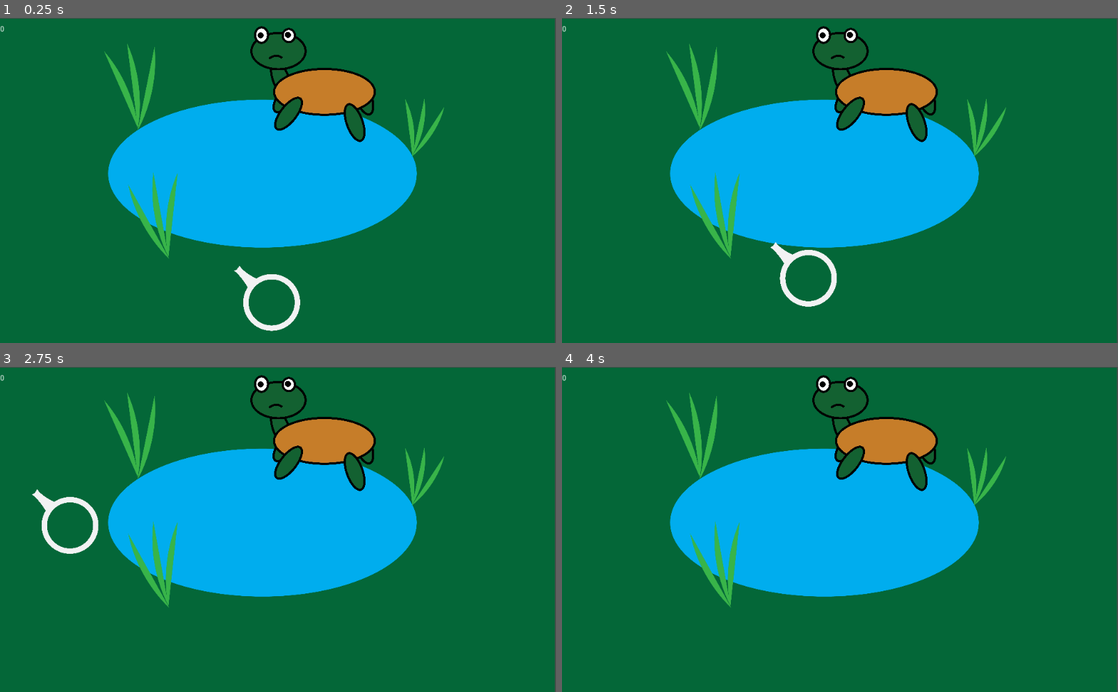
Above: before the commit, frames 1-4 (two rows, left to right).
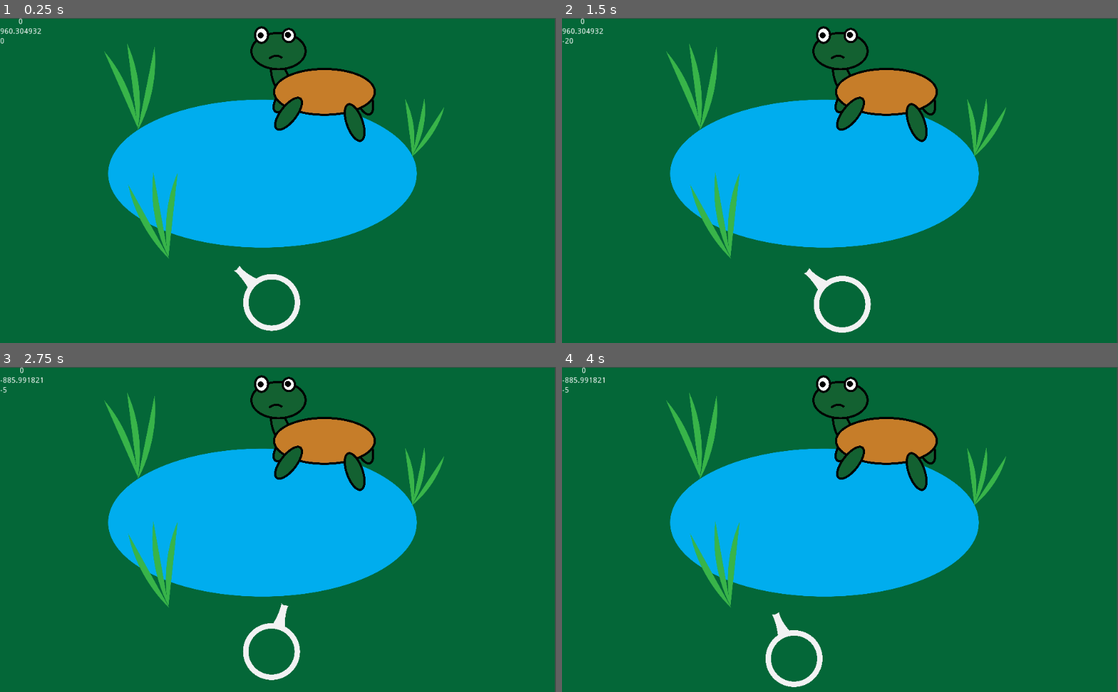
Above: after the commit, the same moments.

Repository: TrentGameDevClub/TurtleGame
Game: Godot game, scene res://main.tscn
The game is run twice, just before and just after one commit, with the same random seed, the same clock (stepped at 60 frames per second) and the same inputs.
Inputs (mouse positions are in pixels of both pictures, inside the frame that each line leads up to):
- Up to frame 1 (0.25 s): no input
- Up to frame 2 (1.5 s): tap Enter at 0.5 s; move the mouse to (962, 164) at 0.52 s; hold Mouse wheel down (scroll_down, bound only after the commit) 0.53-1.28 s; tap Space (space) at 0.6, 1.25 s; move the mouse to (728, 196) at 1.27 s; hold Backspace (backspace) from 1.28 s (still down); tap Mouse wheel down (scroll_down, bound only after the commit) at 1.35 s
- Up to frame 3 (2.75 s): tap Mouse wheel up (scroll_up, bound only after the commit) at 1.55 s; move the mouse to (333, 458) at 2.02 s; release Backspace (backspace) at 2.03 s; hold Mouse wheel up (scroll_up, bound only after the commit) from 2.03 s (still down); tap Space (space) at 2.3 s
- Up to frame 4 (4 s): move the mouse to (812, 594) at 2.77 s; release Mouse wheel up (scroll_up, bound only after the commit) at 2.78 s; tap Space (space) at 2.85 s; tap Mouse wheel down (scroll_down, bound only after the commit) at 3.05 s; move the mouse to (1006, 578) at 3.52 s; hold Backspace (backspace) from 3.53 s (still down); hold Mouse wheel down (scroll_down, bound only after the commit) from 3.53 s (still down); tap Mouse wheel up (scroll_up, bound only after the commit) at 3.8 s

The runs differ from the first frame. In frame 1, 0.1% of the frame differs, in the area x 0-8%, y 0-8%; in frame 2, 1.3%; in frame 3, 1.4%, in the area x 0-54%, y 0-97%; in frame 4, 0.7%.

Commit message:
Clean up and added out of bounds and wind and variable force
Got rid of unneeded stuff added comments and the other stuff in the title

Diff:
--- a/GUI.gd
+++ /dev/null
@@ -1,15 +0,0 @@
-extends MarginContainer
-var score = 0
-
-# Called when the node enters the scene tree for the first time.
-func _ready():
-	pass # Replace with function body.
-
-# Called every frame. 'delta' is the elapsed time since the previous frame.
-#func _process(delta):
-#	pass
-
-
-func _on_Ring_hit():
-	score += 1
-	$Number.text = str(score)
--- a/GUI.tscn
+++ b/GUI.tscn
@@ -1,16 +1,30 @@
-[gd_scene load_steps=2 format=2]
-
-[ext_resource path="res://GUI.gd" type="Script" id=1]
+[gd_scene format=2]
 
 [node name="GUI" type="MarginContainer"]
 anchor_right = 1.0
 margin_bottom = 42.0
-script = ExtResource( 1 )
 
-[node name="Number" type="Label" parent="."]
-margin_top = 14.0
+[node name="Numbers" type="VBoxContainer" parent="."]
 margin_right = 1024.0
-margin_bottom = 28.0
+margin_bottom = 50.0
+
+[node name="Score" type="Label" parent="Numbers"]
+margin_right = 1024.0
+margin_bottom = 14.0
 text = "0"
 align = 1
 valign = 3
+
+[node name="Wind" type="Label" parent="Numbers"]
+margin_top = 18.0
+margin_right = 1024.0
+margin_bottom = 32.0
+text = "0"
+align = 1
+valign = 3
+
+[node name="Force" type="Label" parent="Numbers"]
+margin_top = 36.0
+margin_right = 1024.0
+margin_bottom = 50.0
+text = "0"
--- a/KinematicBody2D.gd
+++ /dev/null
@@ -1,28 +0,0 @@
-extends KinematicBody2D
-
-const GRAVITY = 500.0
-const MAX_SPEED = 200
-
-var velocity = Vector2()
-var active = false
-var locked = false
-var shot = false
-onready var sprite = get_node("RingSprite")
-
-func _physics_process(delta):
-	var lock = Input.is_action_just_pressed("space")
-	var shoot = Input.is_action_just_pressed("backspace")
-	var force = Vector2(0, GRAVITY)
-	var mouse_position = get_viewport().get_mouse_position()
-
-	if !locked and lock:
-		locked = true
-	elif locked and lock:
-		locked = false
-	if !locked:
-			sprite.rotation = (mouse_position - sprite.global_position).angle()
-
-	if shoot:
-		shot = true
-	if shot:
-		move_and_slide(force)
--- a/Main.gd
+++ b/Main.gd
@@ -2,26 +2,53 @@
 
 export (PackedScene) var Ring
 var ring_resource = preload("res://Ring.tscn")
-#var ring = ring_resource.instance()
+var ring
 var spawn = Vector2(500,525)
+var score = 0
+var wind
+var intensity = 0
 
-# Declare member variables here. Examples:
-# var a = 2
-# var b = "text"
 
 # Called when the node enters the scene tree for the first time.
 func _ready():
 	Input.set_mouse_mode(Input.MOUSE_MODE_HIDDEN)
 
-# Called every frame. 'delta' is the elapsed time since the previous frame.
-#func _process(delta):
-#	pass
+	_new_Ring()
+
+func _process(delta):
+	$GUI/Numbers/Score.text = str(score)
+
+	ring.intensity = intensity
+	get_node("GUI/Numbers/Force").text = str(ring.intensity)
+	print(ring.intensity)
+
+func _input(event):
+	if event.is_action("scroll_up"):
+		intensity += 5
+	elif event.is_action("scroll_down"):
+		intensity -= 5
+
+# Called when the ring hits the turtle
+func _on_Ring_hit():
+	score += 1
+
+	_new_Ring()
 
 
-func _on_Ring_hit():
-	var ring = ring_resource.instance()
+func _on_Ring_oob():
+	score = 0
+	_new_Ring()
+
+func _new_Ring():
+	ring = ring_resource.instance()
 	ring.set_position(spawn)
 	print("spawn")
 	self.add_child(ring)
 	ring.connect("hit", self, "_on_Ring_hit")
-	ring.connect("hit", $GUI, "_on_Ring_hit")
+	ring.connect("oob", self, "_on_Ring_oob")
+
+	wind = rand_range(-1000, 1000)
+	$GUI/Numbers/Wind.text = str(wind)
+
+	ring.wind = Vector2(wind, 0)
+	ring.intensity
--- a/RigidBody2D.gd
+++ b/Ring.gd
@@ -1,25 +1,29 @@
 extends RigidBody2D
 
-var velocity = Vector2()
 var active = false
 var locked = false
 var shot = false
 onready var sprite = get_node("RingSprite")
-export var intensity = 400
+export var intensity = 500
 signal hit
-
-
+signal oob
 export var force = Vector2()
+export var wind = Vector2(200, 0)
 
 
 # Called when the node enters the scene tree for the first time.
 func _ready():
-	gravity_scale = 0
+	gravity_scale = 0 # Don't want it to fall before being shot
 
+# Every frame
 func _process(delta):
+	# inputs
 	var lock = Input.is_action_just_pressed("space")
 	var shoot = Input.is_action_just_pressed("backspace")
+	var increase = Input.is_action_pressed("scroll_up")
+	var decrease = Input.is_action_pressed("scroll_down")
 
+	# look at mouse when space hasn't been pressed, lets you unlock by hitting space again, backspace shoots it
 	var mouse_position = get_viewport().get_mouse_position()
 	if !locked and lock:
 		locked = true
@@ -29,23 +33,34 @@
 		force = (get_global_mouse_position() - get_node(".").get_position()).normalized() * intensity
 		look_at(get_global_mouse_position())
 
-	if shoot:
+
+	# impulse on ring, turn on gravity, can't shoot after it's shot
+	if shoot and !shot:
 		apply_central_impulse(force)
 		gravity_scale = 1.5
 		print("shoot")
 		shot = true
 
 
+# Does physics math
 func _integrate_forces(state):
-	#if shot:
-		#apply_central_impulse(force)
+	if shot:
+		applied_force = wind
 		pass
+
 # Called every frame. 'delta' is the elapsed time since the previous frame.
 #func _process(delta):
 #	pass
 
+# When the ring hits the turtle emit signal and delete self, when it hits the walls it just respawns
+func _on_Ring_body_entered(body):
 
-func _on_Ring_body_entered(body):
-	print("hit")
-	emit_signal("hit")
+	print(body.get_instance_id())
+	var id = 1151
+	if body.get_instance_id() == id:
+		print("hit turtle")
+		emit_signal("hit")
+	else:
+		print("Out of bounds")
+		emit_signal("oob")
 	queue_free()
--- a/kineRing.tscn
+++ /dev/null
@@ -1,19 +0,0 @@
-[gd_scene load_steps=4 format=2]
-
-[ext_resource path="res://KinematicBody2D.gd" type="Script" id=1]
-[ext_resource path="res://Images/ring.png" type="Texture" id=2]
-
-[sub_resource type="CircleShape2D" id=1]
-radius = 518.494
-
-[node name="KinematicBody2D" type="KinematicBody2D"]
-script = ExtResource( 1 )
-
-[node name="RingSprite" type="Sprite" parent="."]
-position = Vector2( 1.60864, 29.1826 )
-texture = ExtResource( 2 )
-offset = Vector2( 216.396, 1.03601 )
-
-[node name="CollisionShape2D" type="CollisionShape2D" parent="."]
-position = Vector2( 1.50739, 29.2998 )
-shape = SubResource( 1 )
--- a/main.tscn
+++ b/main.tscn
@@ -1,10 +1,13 @@
-[gd_scene load_steps=6 format=2]
+[gd_scene load_steps=7 format=2]
 
 [ext_resource path="res://Main.gd" type="Script" id=1]
 [ext_resource path="res://Ring.tscn" type="PackedScene" id=2]
 [ext_resource path="res://Images/Background.png" type="Texture" id=3]
 [ext_resource path="res://turtle.tscn" type="PackedScene" id=4]
 [ext_resource path="res://GUI.tscn" type="PackedScene" id=5]
+
+[sub_resource type="RectangleShape2D" id=1]
+extents = Vector2( 10, 499.418 )
 
 [node name="Main" type="Node2D"]
 script = ExtResource( 1 )
@@ -18,10 +21,36 @@
 [node name="Turtle" parent="." instance=ExtResource( 4 )]
 position = Vector2( 577.883, 121.923 )
 
-[node name="Ring" parent="." instance=ExtResource( 2 )]
-position = Vector2( 500, 525 )
-
 [node name="GUI" parent="." instance=ExtResource( 5 )]
 
-[connection signal="hit" from="Ring" to="." method="_on_Ring_hit"]
-[connection signal="hit" from="Ring" to="GUI" method="_on_Ring_hit"]
+[node name="Wall1" type="RigidBody2D" parent="."]
+position = Vector2( -19, 0 )
+mode = 1
+
+[node name="CollisionShape2D" type="CollisionShape2D" parent="Wall1"]
+position = Vector2( 1.40027, 298.3 )
+shape = SubResource( 1 )
+
+[node name="Wall2" type="RigidBody2D" parent="."]
+position = Vector2( 1021, 0 )
+mode = 1
+
+[node name="CollisionShape2D" type="CollisionShape2D" parent="Wall2"]
+position = Vector2( 16.4003, 298.3 )
+shape = SubResource( 1 )
+
+[node name="Wall3" type="RigidBody2D" parent="."]
+position = Vector2( 1141, 0 )
+
+[node name="CollisionShape2D" type="CollisionShape2D" parent="Wall3"]
+position = Vector2( -620.175, 611.827 )
+rotation = -1.57079
+shape = SubResource( 1 )
+
+[node name="Wall4" type="RigidBody2D" parent="."]
+position = Vector2( 1172, 0 )
+
+[node name="CollisionShape2D" type="CollisionShape2D" parent="Wall4"]
+position = Vector2( -663.6, -101.5 )
+rotation = -1.57079
+shape = SubResource( 1 )
--- a/project.godot
+++ b/project.godot
@@ -31,6 +31,16 @@
 "events": [ Object(InputEventKey,"resource_local_to_scene":false,"resource_name":"","device":0,"alt":false,"shift":false,"control":false,"meta":false,"command":false,"pressed":false,"scancode":16777220,"unicode":0,"echo":false,"script":null)
  ]
 }
+scroll_up={
+"deadzone": 0.5,
+"events": [ Object(InputEventMouseButton,"resource_local_to_scene":false,"resource_name":"","device":-1,"alt":false,"shift":false,"control":false,"meta":false,"command":false,"button_mask":0,"position":Vector2( 0, 0 ),"global_position":Vector2( 0, 0 ),"factor":1.0,"button_index":4,"pressed":false,"doubleclick":false,"script":null)
+ ]
+}
+scroll_down={
+"deadzone": 0.5,
+"events": [ Object(InputEventMouseButton,"resource_local_to_scene":false,"resource_name":"","device":-1,"alt":false,"shift":false,"control":false,"meta":false,"command":false,"button_mask":0,"position":Vector2( 0, 0 ),"global_position":Vector2( 0, 0 ),"factor":1.0,"button_index":5,"pressed":false,"doubleclick":false,"script":null)
+ ]
+}
 
 [rendering]
 
--- a/ring.tscn
+++ b/ring.tscn
@@ -1,6 +1,6 @@
 [gd_scene load_steps=4 format=2]
 
-[ext_resource path="res://RigidBody2D.gd" type="Script" id=1]
+[ext_resource path="res://Ring.gd" type="Script" id=1]
 [ext_resource path="res://Images/ring.png" type="Texture" id=2]
 
 [sub_resource type="CircleShape2D" id=1]
